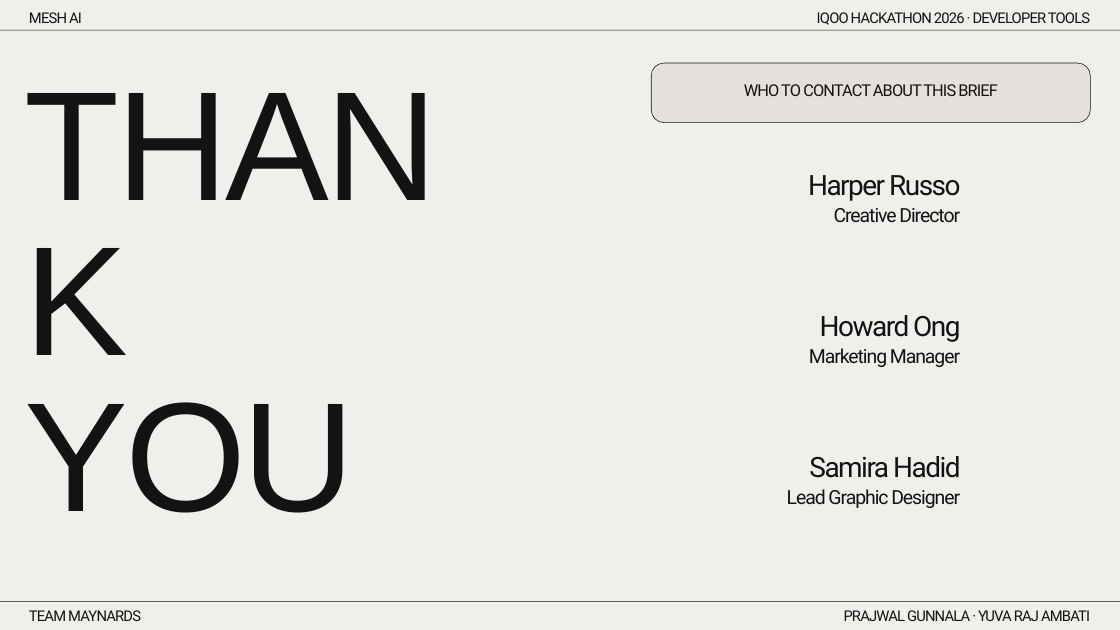
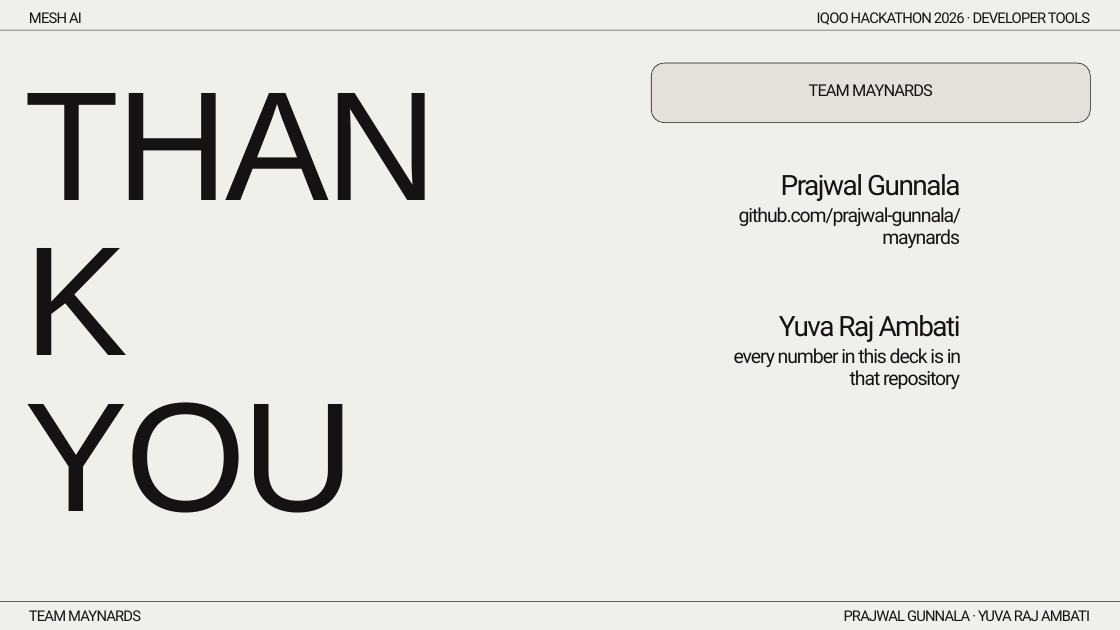
Before and after one commit to prajwal-gunnala/maynards, a slide deck: slide 17 of docs/deck/MeshAI_Deck_v4.pptx (slide 16 before the commit). Drawn at 1120x630 pixels with LibreOffice and Linux fonts; fonts in the diff are those of the drawing. Boxes give left, top, right and bottom in pixels: in the first picture for what was removed or moved away, otherwise in the second. Text is boxed around its words. In the diff, an @@ line names an element or a change of style, - is before the commit and + after.

```diff
--- a/docs/deck/MeshAI_Deck_v4.pptx
+++ b/docs/deck/MeshAI_Deck_v4.pptx
@@ text at (809, 84, 933, 96): text changed @@
-WHO TO CONTACT ABOUT THIS BRIEF
+TEAM MAYNARDS
@@ text at (781, 174, 961, 201): text changed @@
-Harper Russo
+Prajwal Gunnala
@@ text at (739, 207, 962, 248): text changed @@
-Creative Director
+github.com/prajwal-gunnala/maynards
@@ text at (779, 315, 961, 342): text changed @@
-Howard Ong
+Yuva Raj Ambati
@@ text at (734, 348, 961, 389): text changed @@
-Marketing Manager
+every number in this deck is in that repository
@@ text removed at (809, 456, 960, 478) @@
-Samira Hadid
@@ text removed at (787, 489, 960, 508) @@
-Lead Graphic Designer
```
Also in this commit, not shown: 3 other slides changed, 1 slide added, 2 other files.
